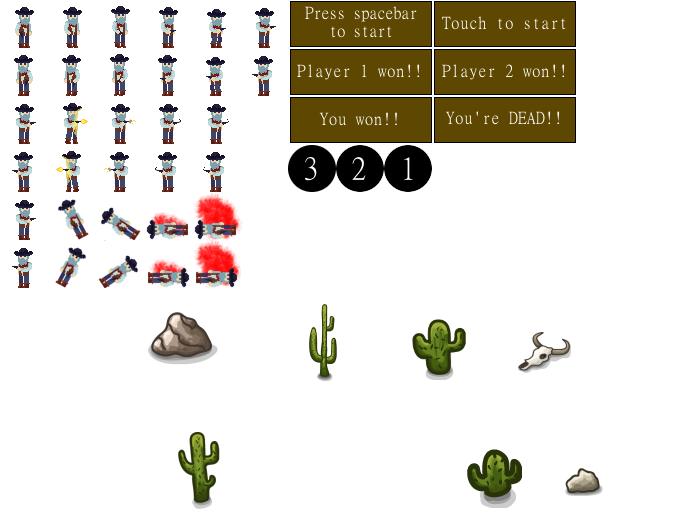
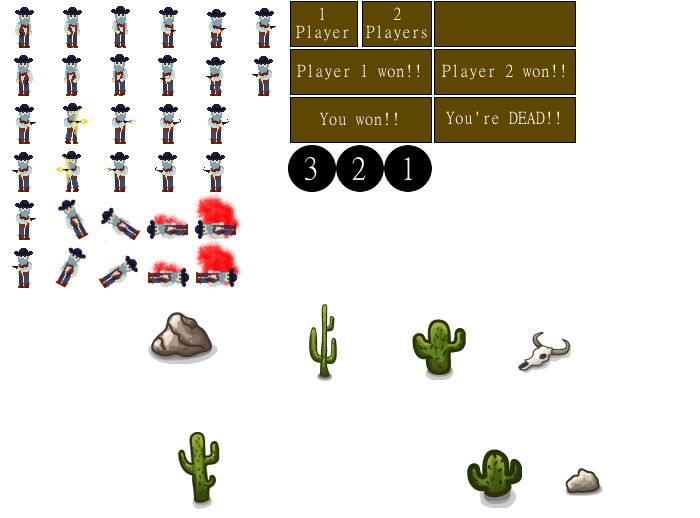
Comparing the layer stacks of the two 700px x 518px images. Changes:
removed layer "Press spacebar to start" over [305, 6, 417, 38]
removed layer "Touch to start" over [442, 16, 566, 30]
added layer "2 ..." above "1 ..." over [366, 7, 427, 41]
added layer "1 ..." above "Butttons" over [296, 7, 349, 41]
painted on "Butttons" over [357, 1, 363, 47]
